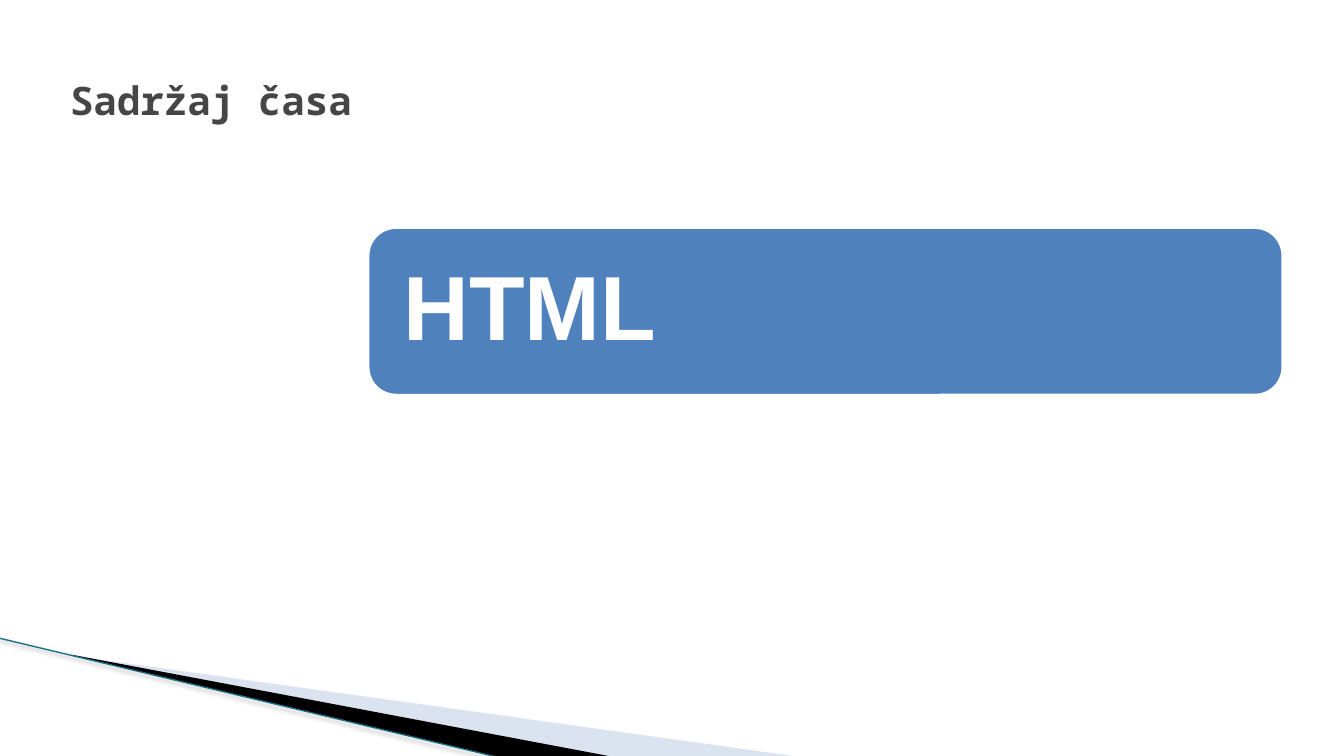
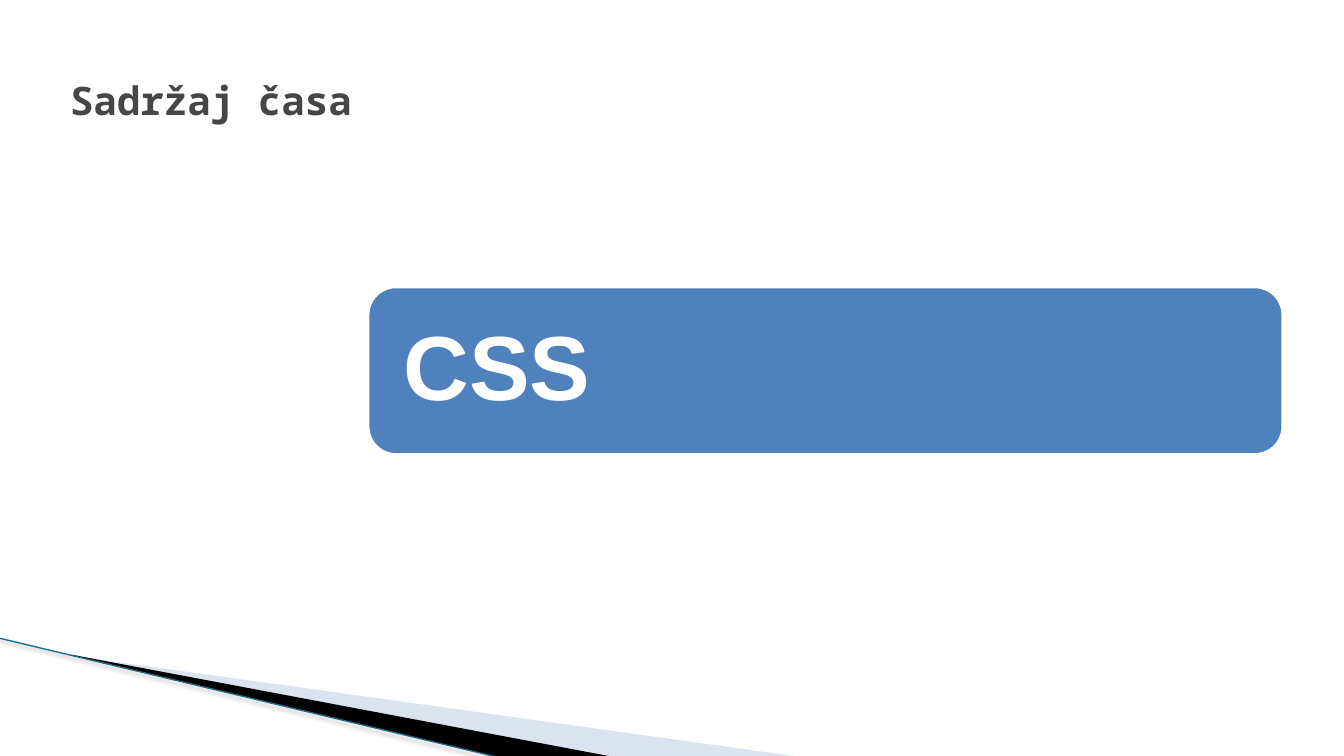
Before and after one commit to todalexcode/kurs-front-end, a slide deck: slide 2 of sesija-20/PPT/Front-End Developer-20.pptx. Drawn at 1344x756 pixels with LibreOffice and Linux fonts; fonts in the diff are those of the drawing; background and template pictures are left out. Boxes give left, top, right and bottom in pixels: in the first picture for what was removed or moved away, otherwise in the second. Text is boxed around its words. In the diff, an @@ line names an element or a change of style, - is before the commit and + after.

```diff
--- a/sesija-20/PPT/Front-End Developer-20.pptx
+++ b/sesija-20/PPT/Front-End Developer-20.pptx
@@ rounded rectangle moved from (x1=368, y1=228, x2=1284, y2=395) to (x1=368, y1=287, x2=1284, y2=455) @@
@@ text removed at (x1=404, y1=277, x2=657, y2=340) @@
-HTML
@@ text added at (x1=404, y1=336, x2=591, y2=401), 65 pt, text #FFFFFF, bold @@
+CSS
```
Also in this commit, not shown: 2 other slides changed, 15 slides added, 1 slide removed, 1 other file.
